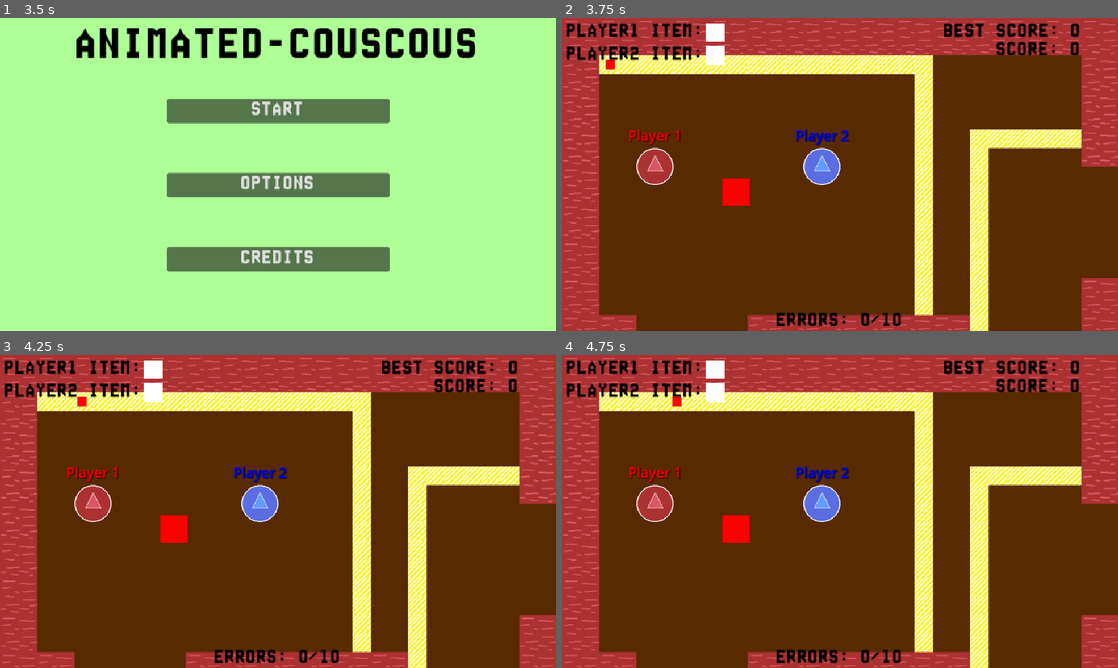
Above: before the commit, frames 1-4 (two rows, left to right).
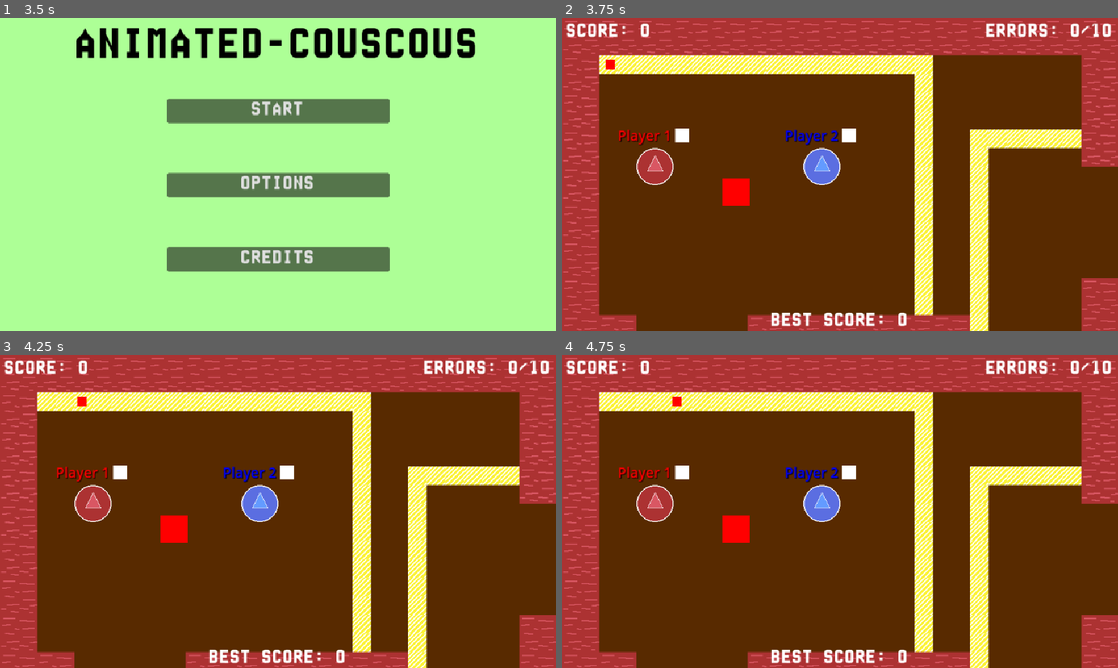
Above: after the commit, the same moments.

Repository: S2009-dev/animated-couscous
Game: Godot game, scene res://objects/menus/main_menu.tscn
The game is run twice, just before and just after one commit, with the same random seed, the same clock (stepped at 60 frames per second) and the same inputs. The engine's default icon, where the game draws it, is replaced by a stand-in: a white triangle on a blue panel in a dark square.
Inputs:
- Up to frame 1 (3.5 s): click "OPTIONS" at 0.5 s; click "BACK" at 1.25 s; click "CREDITS" at 2 s; click "BACK" at 2.75 s
- Up to frame 2 (3.75 s): click "START" at 3.5 s
- Up to frame 3 (4.25 s): no input
- Up to frame 4 (4.75 s): tap Enter at 4.25 s

Frame 1 is identical in both runs. In frame 2, 4.3% of the frame differs, in the area x 0-99%, y 1-99%; in frame 3, 4.3%; in frame 4, 4.3%.

Commit message:
refactor(project): :wheelchair: accessibility improvements

Diff:
--- a/objects/entities/player.tscn
+++ b/objects/entities/player.tscn
@@ -26,9 +26,9 @@
 anchor_top = 1.0
 anchor_right = 0.5
 anchor_bottom = 1.0
-offset_left = -43.0
+offset_left = -61.0
 offset_top = -71.0
-offset_right = 43.0
+offset_right = 25.0
 offset_bottom = -37.0
 grow_horizontal = 2
 grow_vertical = 0
@@ -37,6 +37,20 @@
 text = "Player"
 horizontal_alignment = 1
 vertical_alignment = 1
+
+[node name="ColorRect" type="ColorRect" parent="."]
+unique_name_in_owner = true
+anchors_preset = 6
+anchor_left = 1.0
+anchor_top = 0.5
+anchor_right = 1.0
+anchor_bottom = 0.5
+offset_left = 35.0
+offset_top = -66.0
+offset_right = 59.0
+offset_bottom = -42.0
+grow_horizontal = 0
+grow_vertical = 2
 
 [node name="InteractionRange" type="Area2D" parent="."]
 unique_name_in_owner = true
--- a/objects/menus/credits_menu.tscn
+++ b/objects/menus/credits_menu.tscn
@@ -1,7 +1,14 @@
-[gd_scene load_steps=3 format=3 uid="uid://df50jna1nt764"]
+[gd_scene load_steps=5 format=3 uid="uid://df50jna1nt764"]
 
 [ext_resource type="Script" uid="uid://dc1f4760nrrom" path="res://scripts/menus/credits_menu.gd" id="1_oec4l"]
 [ext_resource type="FontFile" uid="uid://bpwrnqg1uy3rl" path="res://assets/fonts/tile3x5.otf" id="2_4tw7l"]
+
+[sub_resource type="InputEventJoypadButton" id="InputEventJoypadButton_oec4l"]
+button_index = 4
+pressed = true
+
+[sub_resource type="Shortcut" id="Shortcut_4tw7l"]
+events = [SubResource("InputEventJoypadButton_oec4l")]
 
 [node name="Credits Menu" type="Control"]
 layout_mode = 3
@@ -276,6 +283,8 @@
 grow_vertical = 0
 theme_override_fonts/font = ExtResource("2_4tw7l")
 theme_override_font_sizes/font_size = 32
+shortcut = SubResource("Shortcut_4tw7l")
+shortcut_in_tooltip = false
 text = "BACK"
 
 [connection signal="pressed" from="BackBtn" to="." method="_on_back_btn_pressed"]
--- a/objects/menus/main_menu.tscn
+++ b/objects/menus/main_menu.tscn
@@ -1,7 +1,28 @@
-[gd_scene load_steps=3 format=3 uid="uid://ct3vxw048rndx"]
+[gd_scene load_steps=9 format=3 uid="uid://ct3vxw048rndx"]
 
 [ext_resource type="FontFile" uid="uid://bpwrnqg1uy3rl" path="res://assets/fonts/tile3x5.otf" id="1_7s4ta"]
 [ext_resource type="Script" uid="uid://cogjcwnimj4lg" path="res://scripts/menus/main_menu.gd" id="1_tx8d1"]
+
+[sub_resource type="InputEventJoypadButton" id="InputEventJoypadButton_tr461"]
+button_index = 6
+pressed = true
+
+[sub_resource type="Shortcut" id="Shortcut_jtikk"]
+events = [SubResource("InputEventJoypadButton_tr461")]
+
+[sub_resource type="InputEventJoypadButton" id="InputEventJoypadButton_lnxtf"]
+button_index = 4
+pressed = true
+
+[sub_resource type="Shortcut" id="Shortcut_nd64n"]
+events = [SubResource("InputEventJoypadButton_lnxtf")]
+
+[sub_resource type="InputEventJoypadButton" id="InputEventJoypadButton_8wyt0"]
+button_index = 5
+pressed = true
+
+[sub_resource type="Shortcut" id="Shortcut_cbu16"]
+events = [SubResource("InputEventJoypadButton_8wyt0")]
 
 [node name="Main Menu" type="Control"]
 layout_mode = 3
@@ -81,6 +102,8 @@
 grow_vertical = 2
 theme_override_fonts/font = ExtResource("1_7s4ta")
 theme_override_font_sizes/font_size = 32
+shortcut = SubResource("Shortcut_jtikk")
+shortcut_in_tooltip = false
 text = "START"
 
 [node name="Options" type="Control" parent="Container"]
@@ -112,6 +135,8 @@
 grow_vertical = 2
 theme_override_fonts/font = ExtResource("1_7s4ta")
 theme_override_font_sizes/font_size = 32
+shortcut = SubResource("Shortcut_nd64n")
+shortcut_in_tooltip = false
 text = "OPTIONS"
 
 [node name="Credits" type="Control" parent="Container"]
@@ -143,6 +168,8 @@
 grow_vertical = 2
 theme_override_fonts/font = ExtResource("1_7s4ta")
 theme_override_font_sizes/font_size = 32
+shortcut = SubResource("Shortcut_cbu16")
+shortcut_in_tooltip = false
 text = "CREDITS"
 
 [connection signal="pressed" from="Container/Start/StartBtn" to="." method="_on_start_btn_pressed"]
--- a/objects/menus/options_menu.tscn
+++ b/objects/menus/options_menu.tscn
@@ -1,7 +1,14 @@
-[gd_scene load_steps=3 format=3 uid="uid://cmk32r6qe0ebl"]
+[gd_scene load_steps=5 format=3 uid="uid://cmk32r6qe0ebl"]
 
 [ext_resource type="FontFile" uid="uid://bpwrnqg1uy3rl" path="res://assets/fonts/tile3x5.otf" id="1_km45j"]
 [ext_resource type="Script" uid="uid://dlhb7an8vy2bq" path="res://scripts/menus/options_menu.gd" id="1_ns2lj"]
+
+[sub_resource type="InputEventJoypadButton" id="InputEventJoypadButton_ns2lj"]
+button_index = 4
+pressed = true
+
+[sub_resource type="Shortcut" id="Shortcut_x3kfj"]
+events = [SubResource("InputEventJoypadButton_ns2lj")]
 
 [node name="Options Menu" type="Control"]
 layout_mode = 3
@@ -93,6 +100,8 @@
 grow_vertical = 0
 theme_override_fonts/font = ExtResource("1_km45j")
 theme_override_font_sizes/font_size = 32
+shortcut = SubResource("Shortcut_x3kfj")
+shortcut_in_tooltip = false
 text = "BACK"
 
 [connection signal="drag_ended" from="Volume/Slider" to="." method="_on_slider_drag_ended"]
--- a/objects/scenes/world.tscn
+++ b/objects/scenes/world.tscn
@@ -18,6 +18,20 @@
 shader_parameter/split_line_thickness = 0.0
 shader_parameter/split_line_color = Color(0, 0, 0, 1)
 
+[sub_resource type="InputEventJoypadButton" id="InputEventJoypadButton_1k1mb"]
+button_index = 6
+pressed = true
+
+[sub_resource type="Shortcut" id="Shortcut_odjkc"]
+events = [SubResource("InputEventJoypadButton_1k1mb")]
+
+[sub_resource type="InputEventJoypadButton" id="InputEventJoypadButton_r2s56"]
+button_index = 4
+pressed = true
+
+[sub_resource type="Shortcut" id="Shortcut_brmet"]
+events = [SubResource("InputEventJoypadButton_r2s56")]
+
 [node name="World" type="Node2D"]
 script = ExtResource("1_w61o3")
 player_scene = ExtResource("2_1k1mb")
@@ -94,114 +108,6 @@
 grow_horizontal = 2
 grow_vertical = 2
 script = ExtResource("7_1k1mb")
-
-[node name="StoredItems" type="Control" parent="HUD"]
-anchors_preset = 0
-offset_left = 8.0
-offset_top = 8.0
-offset_right = 488.0
-offset_bottom = 72.0
-
-[node name="Player1" type="Label" parent="HUD/StoredItems"]
-layout_mode = 0
-offset_right = 40.0
-offset_bottom = 23.0
-theme_override_colors/font_color = Color(0, 0, 0, 1)
-theme_override_fonts/font = ExtResource("7_w61o3")
-theme_override_font_sizes/font_size = 32
-text = "PLAYER1 ITEM:"
-horizontal_alignment = 1
-vertical_alignment = 1
-
-[node name="Player1Item" type="ColorRect" parent="HUD/StoredItems/Player1"]
-unique_name_in_owner = true
-layout_mode = 1
-anchors_preset = 6
-anchor_left = 1.0
-anchor_top = 0.5
-anchor_right = 1.0
-anchor_bottom = 0.5
-offset_left = 2.0
-offset_top = -16.5
-offset_right = 34.0
-offset_bottom = 15.5
-grow_horizontal = 0
-grow_vertical = 2
-
-[node name="Player2" type="Label" parent="HUD/StoredItems"]
-layout_mode = 0
-offset_top = 40.0
-offset_right = 238.0
-offset_bottom = 73.0
-theme_override_colors/font_color = Color(0, 0, 0, 1)
-theme_override_fonts/font = ExtResource("7_w61o3")
-theme_override_font_sizes/font_size = 32
-text = "PLAYER2 ITEM:"
-horizontal_alignment = 1
-vertical_alignment = 1
-
-[node name="Player2Item" type="ColorRect" parent="HUD/StoredItems/Player2"]
-unique_name_in_owner = true
-layout_mode = 1
-anchors_preset = 6
-anchor_left = 1.0
-anchor_top = 0.5
-anchor_right = 1.0
-anchor_bottom = 0.5
-offset_left = 2.0
-offset_top = -16.5
-offset_right = 34.0
-offset_bottom = 15.5
-grow_horizontal = 0
-grow_vertical = 2
-
-[node name="Scores" type="Control" parent="HUD"]
-layout_mode = 1
-anchors_preset = 1
-anchor_left = 1.0
-anchor_right = 1.0
-offset_left = -488.0
-offset_top = 8.0
-offset_right = -8.0
-offset_bottom = 72.0
-grow_horizontal = 0
-
-[node name="BestScore" type="Label" parent="HUD/Scores"]
-unique_name_in_owner = true
-layout_mode = 1
-anchors_preset = 3
-anchor_left = 1.0
-anchor_top = 1.0
-anchor_right = 1.0
-anchor_bottom = 1.0
-offset_left = -347.0
-offset_top = -64.0
-offset_bottom = -31.0
-grow_horizontal = 0
-grow_vertical = 0
-theme_override_colors/font_color = Color(0, 0, 0, 1)
-theme_override_fonts/font = ExtResource("7_w61o3")
-theme_override_font_sizes/font_size = 32
-text = "BEST SCORE: 0"
-horizontal_alignment = 1
-vertical_alignment = 1
-
-[node name="Score" type="Label" parent="HUD/Scores"]
-unique_name_in_owner = true
-layout_mode = 1
-anchors_preset = 1
-anchor_left = 1.0
-anchor_right = 1.0
-offset_left = -256.0
-offset_top = 32.0
-offset_bottom = 65.0
-grow_horizontal = 0
-theme_override_colors/font_color = Color(0, 0, 0, 1)
-theme_override_fonts/font = ExtResource("7_w61o3")
-theme_override_font_sizes/font_size = 32
-text = "SCORE: 0"
-horizontal_alignment = 1
-vertical_alignment = 1
 
 [node name="GameOver" type="Control" parent="HUD"]
 unique_name_in_owner = true
@@ -220,6 +126,19 @@
 grow_horizontal = 2
 grow_vertical = 2
 
+[node name="ColorRect" type="ColorRect" parent="HUD/GameOver"]
+layout_mode = 1
+anchors_preset = 15
+anchor_right = 1.0
+anchor_bottom = 1.0
+offset_left = -24.0
+offset_top = -32.0
+offset_right = 24.0
+offset_bottom = 32.0
+grow_horizontal = 2
+grow_vertical = 2
+color = Color(1, 0, 0, 0.501961)
+
 [node name="Label" type="Label" parent="HUD/GameOver"]
 layout_mode = 1
 anchors_preset = 5
@@ -230,7 +149,7 @@
 offset_right = 164.5
 offset_bottom = 81.0
 grow_horizontal = 2
-theme_override_colors/font_color = Color(0, 0, 0, 1)
+theme_override_colors/font_color = Color(1, 1, 1, 1)
 theme_override_fonts/font = ExtResource("7_w61o3")
 theme_override_font_sizes/font_size = 64
 text = "GAME OVER"
@@ -249,6 +168,8 @@
 grow_vertical = 2
 theme_override_fonts/font = ExtResource("7_w61o3")
 theme_override_font_sizes/font_size = 32
+shortcut = SubResource("Shortcut_odjkc")
+shortcut_in_tooltip = false
 text = "TRY AGAIN"
 
 [node name="QuitBtn" type="Button" parent="HUD/GameOver"]
@@ -263,9 +184,40 @@
 grow_vertical = 0
 theme_override_fonts/font = ExtResource("7_w61o3")
 theme_override_font_sizes/font_size = 32
+shortcut = SubResource("Shortcut_brmet")
+shortcut_in_tooltip = false
 text = "QUIT"
 
+[node name="Score" type="Label" parent="HUD"]
+unique_name_in_owner = true
+layout_mode = 1
+offset_left = 8.0
+offset_top = 8.0
+offset_right = 264.0
+offset_bottom = 41.0
+theme_override_fonts/font = ExtResource("7_w61o3")
+theme_override_font_sizes/font_size = 32
+text = "SCORE: 0"
+vertical_alignment = 1
+
 [node name="Errors" type="Label" parent="HUD"]
+unique_name_in_owner = true
+layout_mode = 1
+anchors_preset = 1
+anchor_left = 1.0
+anchor_right = 1.0
+offset_left = -227.0
+offset_top = 8.0
+offset_right = -8.0
+offset_bottom = 41.0
+grow_horizontal = 0
+theme_override_fonts/font = ExtResource("7_w61o3")
+theme_override_font_sizes/font_size = 32
+text = "ERRORS: 0/10"
+horizontal_alignment = 1
+vertical_alignment = 1
+
+[node name="BestScore" type="Label" parent="HUD"]
 unique_name_in_owner = true
 layout_mode = 1
 anchors_preset = 12
@@ -275,10 +227,9 @@
 offset_top = -33.0
 grow_horizontal = 2
 grow_vertical = 0
-theme_override_colors/font_color = Color(0, 0, 0, 1)
-theme_override_fonts/font = ExtResource("7_w61o3")
-theme_override_font_sizes/font_size = 32
-text = "ERRORS: 0/10"
+theme_override_fonts/font = ExtResource("7_w61o3")
+theme_override_font_sizes/font_size = 32
+text = "BEST SCORE: 0"
 horizontal_alignment = 1
 vertical_alignment = 1
 
--- a/scripts/entities/player_controller.gd
+++ b/scripts/entities/player_controller.gd
@@ -5,6 +5,7 @@
 
 @onready var sprite: Sprite2D = %Sprite2D
 @onready var label: Label = %Label
+@onready var item_rect: ColorRect = %ColorRect
 @onready var interaction_range: Area2D = %InteractionRange
 
 var screen_size: Vector2
@@ -19,6 +20,7 @@
 	name = player_name.capitalize()
 	label.text = player_name.capitalize()
 	label.modulate = [Color(1, 0, 0), Color(0, 0, 1)][id - 1]
+	item_rect.modulate = Color(1, 1, 1, 1)
 	sprite.texture = load("res://assets/sprites/players/" + player_name + ".png")
 
 func _process(_delta: float) -> void:
@@ -48,17 +50,17 @@
 	if !stored_item:
 		if collision_body and collision_body.is_in_group("items"):
 			stored_item = collision_body.get_node("ColorRect").modulate
+			item_rect.modulate = stored_item
 			collision_body.remove()
 
 			GameManager._click()
-			GameManager.emit_signal("store_item", id, stored_item)
 	else:
 		if collision_body and collision_body.is_in_group("bins"):
 			collision_body.throw_item(stored_item)
+			item_rect.modulate = Color(1, 1, 1, 1)
 			stored_item = Color()
 
 			GameManager._click()
-			GameManager.emit_signal("store_item", id, Color(1, 1, 1, 1))
 
 # The area is checking only for layer 2, used for items and bin
 func _on_interaction_range_area_entered(area: Area2D) -> void:
--- a/scripts/scenes/game_manager.gd
+++ b/scripts/scenes/game_manager.gd
@@ -2,7 +2,6 @@
 
 signal update_score
 signal update_errors
-signal store_item(player_id: int, item: Color)
 
 var music_player  = AudioStreamPlayer.new()
 var sfx_player = AudioStreamPlayer.new()
@@ -48,6 +47,3 @@
 
 func _update_errors():
 	update_errors.emit()
-
-func _store_item(player_id: int, item: Color):
-	store_item.emit(player_id, item)
--- a/scripts/scenes/hud_manager.gd
+++ b/scripts/scenes/hud_manager.gd
@@ -2,8 +2,6 @@
 
 @export var max_errors: int = 10
 
-@onready var player1_item: ColorRect = %Player1Item
-@onready var player2_item: ColorRect = %Player2Item
 @onready var best_score_label: Label = %BestScore
 @onready var score_label: Label = %Score
 @onready var game_over: Control = %GameOver
@@ -17,7 +15,6 @@
 func _ready() -> void:
 	var conf_load = config.load("user://scores.cfg")
 
-	GameManager.connect("store_item", self._on_store_item)
 	GameManager.connect("update_score", self._on_update_score)
 	GameManager.connect("update_errors", self._on_update_errors)
 
@@ -27,12 +24,6 @@
 
 	config.set_value("scores", "best_score", best_score)
 	config.save("user://best_score.cfg")
-
-func _on_store_item(player_id: int, item: Color) -> void:
-	if player_id == 1:
-		player1_item.modulate = item
-	elif player_id == 2:
-		player2_item.modulate = item
 
 func _on_update_score() -> void:
 	score += 1
Not shown: 1 places in objects/scenes/world.tscn that only renumber resources
